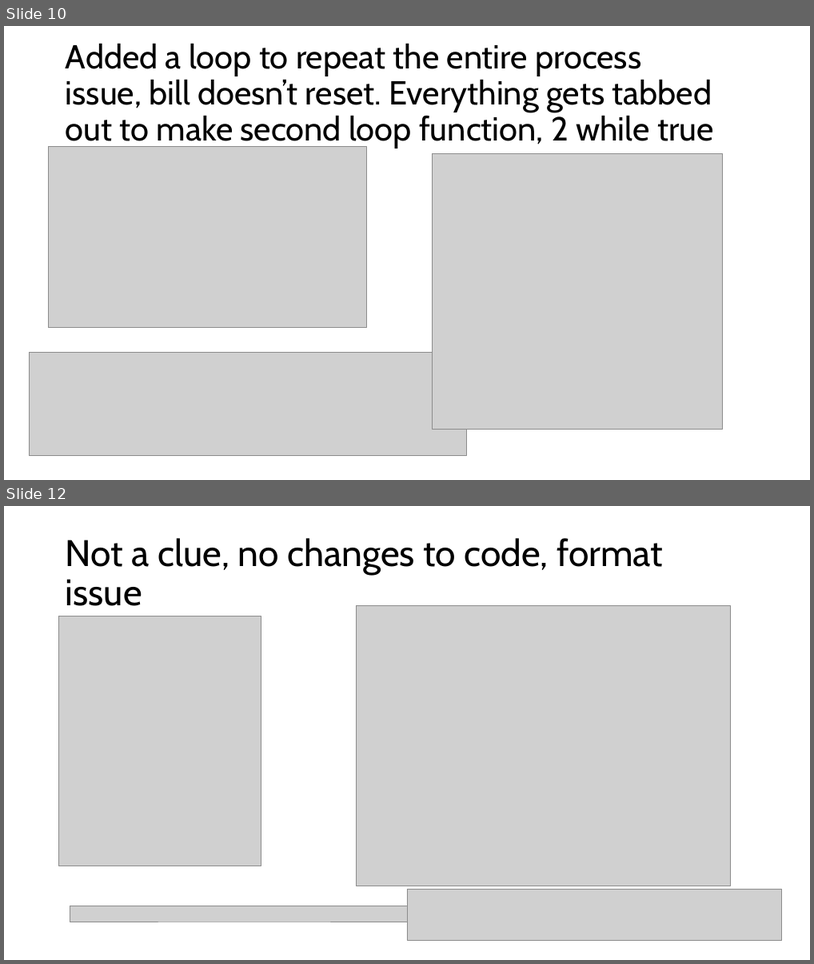
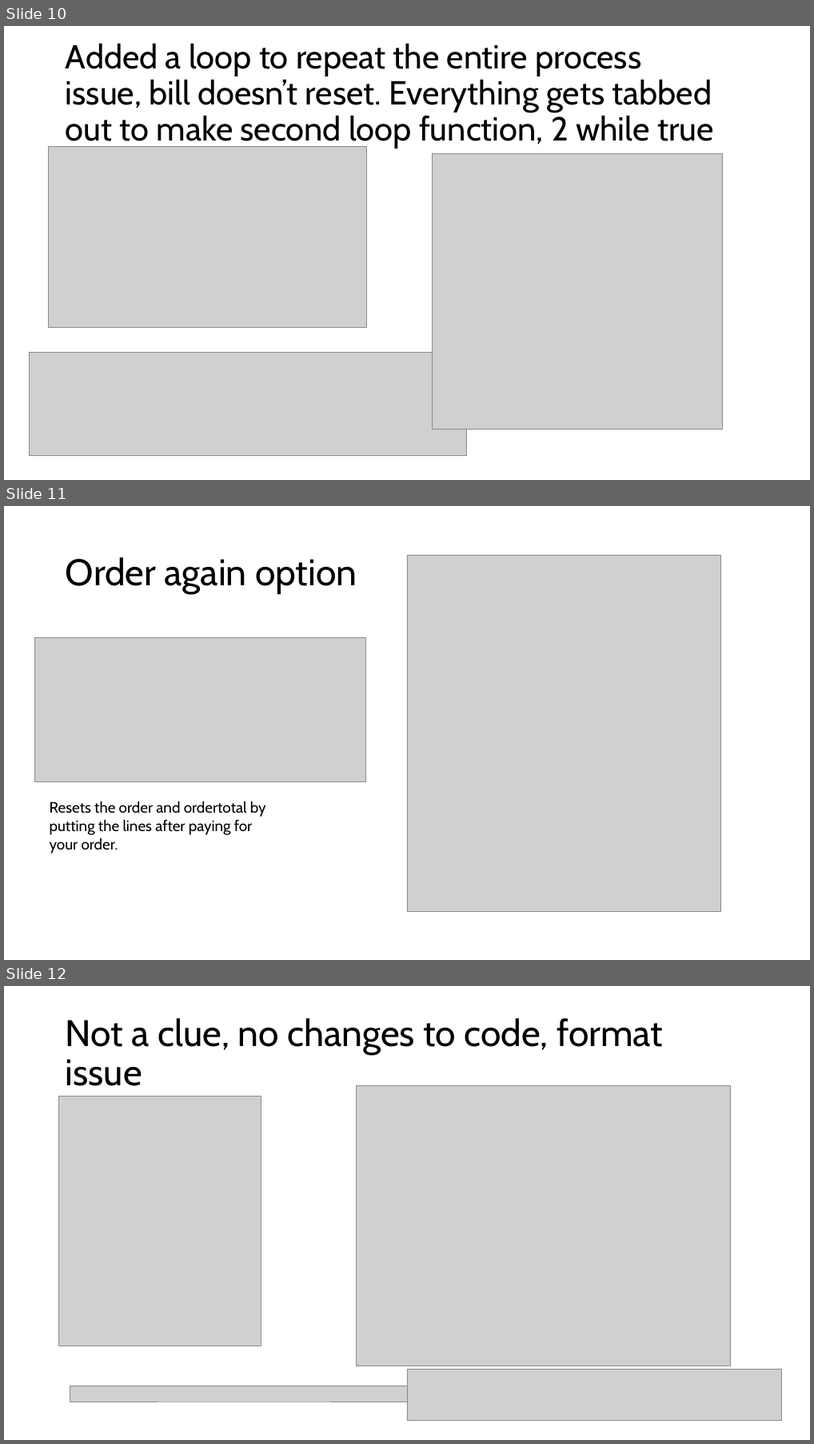
Before and after one commit to PengoPango/403IT_Programming_repos, a slide deck: 403_Programming/assignments/tipcalculatorprogress_screenshots.pptx. Shown one above the other, each under a label of ours: slides 10 and 12 before the commit, slides 10, 11 and 12 after it; the slides between them are not shown. The pictures are 814x964 and 814x1444 pixels, drawn with LibreOffice and Linux fonts; fonts in the diff are those of the drawing; grey boxes stand for pictures. Boxes give left, top, right and bottom in pixels: in the first picture for what was removed or moved away, otherwise in the second. Text is boxed around its words. In the diff, an @@ line names an element or a change of style, - is before the commit and + after.

```diff
--- a/403_Programming/assignments/tipcalculatorprogress_screenshots.pptx
+++ b/403_Programming/assignments/tipcalculatorprogress_screenshots.pptx
@@ slide 11 added at box(4, 506, 810, 960), background #FFFFFF @@
@@ title added at box(66, 557, 357, 594), 44 pt, text #000000 @@
+Order again option
@@ picture added at box(407, 555, 722, 912) @@
@@ picture added at box(35, 638, 366, 782) @@
@@ text added at box(50, 800, 266, 853), 18 pt, text #000000 @@
+Resets the order and ordertotal by putting the lines after paying for your order.
```
Also in this commit, not shown: 5 slides changed, 1 slide removed, 4 other files.
